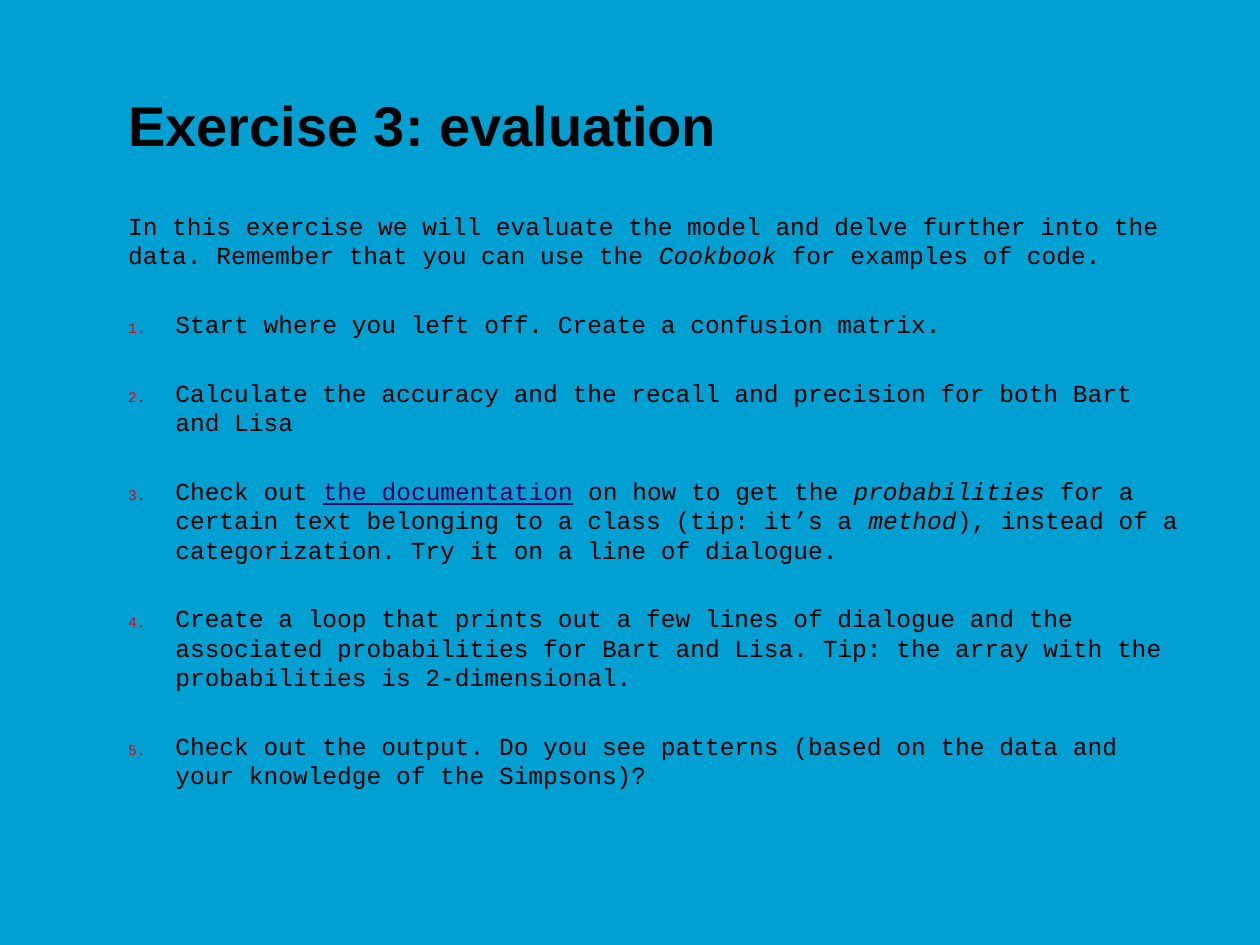
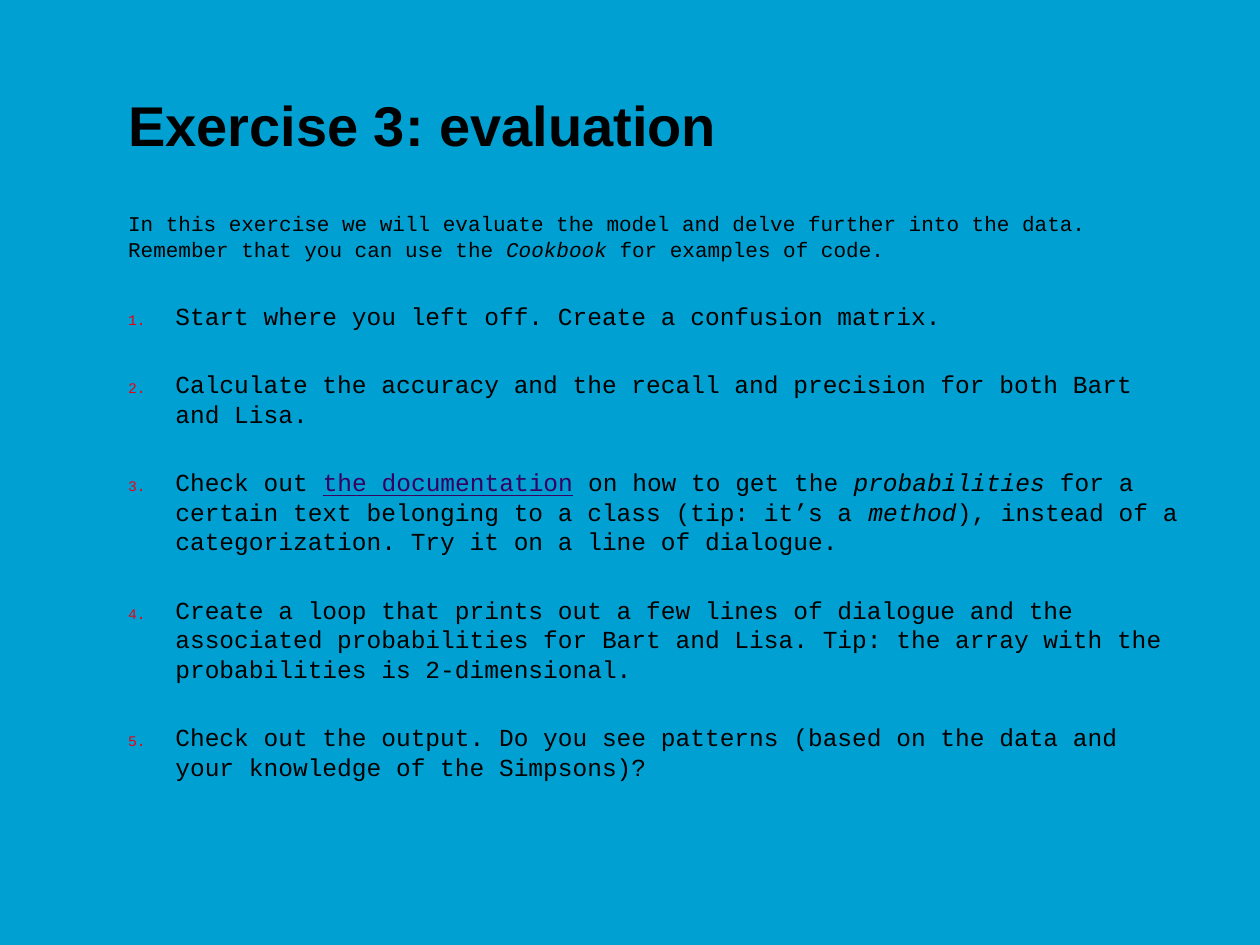
Before and after one commit to jonasmoons/data-driven-learning, a slide deck: slide 21 of slides/Week 6 - text mining.pptx. Drawn at 1260x945 pixels with LibreOffice and Linux fonts; fonts in the diff are those of the drawing; background and template pictures are left out. Boxes give left, top, right and bottom in pixels: in the first picture for what was removed or moved away, otherwise in the second. Text is boxed around its words. In the diff, an @@ line names an element or a change of style, - is before the commit and + after.

```diff
--- a/slides/Week 6 - text mining.pptx
+++ b/slides/Week 6 - text mining.pptx
@@ text at box(128, 216, 1085, 262): size 14 to 12 pt in "In this exercise we will evaluate the ..." @@
@@ text at box(175, 375, 1132, 424): text changed @@
-2. Calculate the accuracy and the recall and precision for both Bart and Lisa
+2. Calculate the accuracy and the recall and precision for both Bart and Lisa.
```
Also in this commit, not shown: 1 other slide changed, 3 other files.
